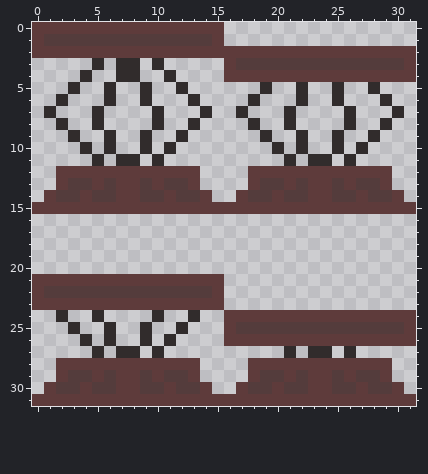
File history of a pixel-art sprite, MobileGame/Assets/Sprites/SpringBoard.png. Above: the version before the commit.
Rulers count pixels.
After the commit:
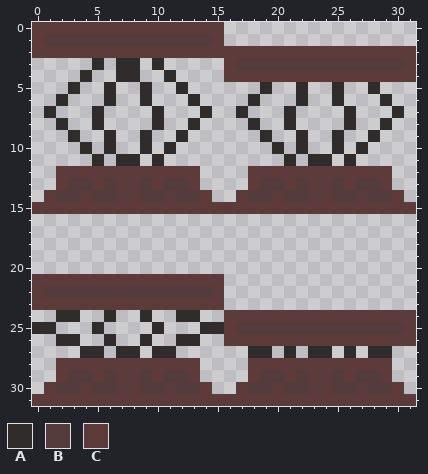
Palette (. is transparent): A #312c2c  B #543c3c  C #5e3b3b
What changed:
file 192x192 -> 1152x1152 pixels (blocks of 6x6 -> 36x36; one block is one cell here)
Changed rows in their new state; - is an unchanged pixel.
first column x 0:
24 ---A-.A--A.-A-----------------
25 AA-.-A.--.A-.-AA--------------
26 --AA.------.AA----------------
27 ----A------A------AA--------AA
Where, in picture pixels (left, top, right, bottom), the same in both pictures:
changed: (32, 310, 272, 358)
added: (368, 346, 392, 358)
